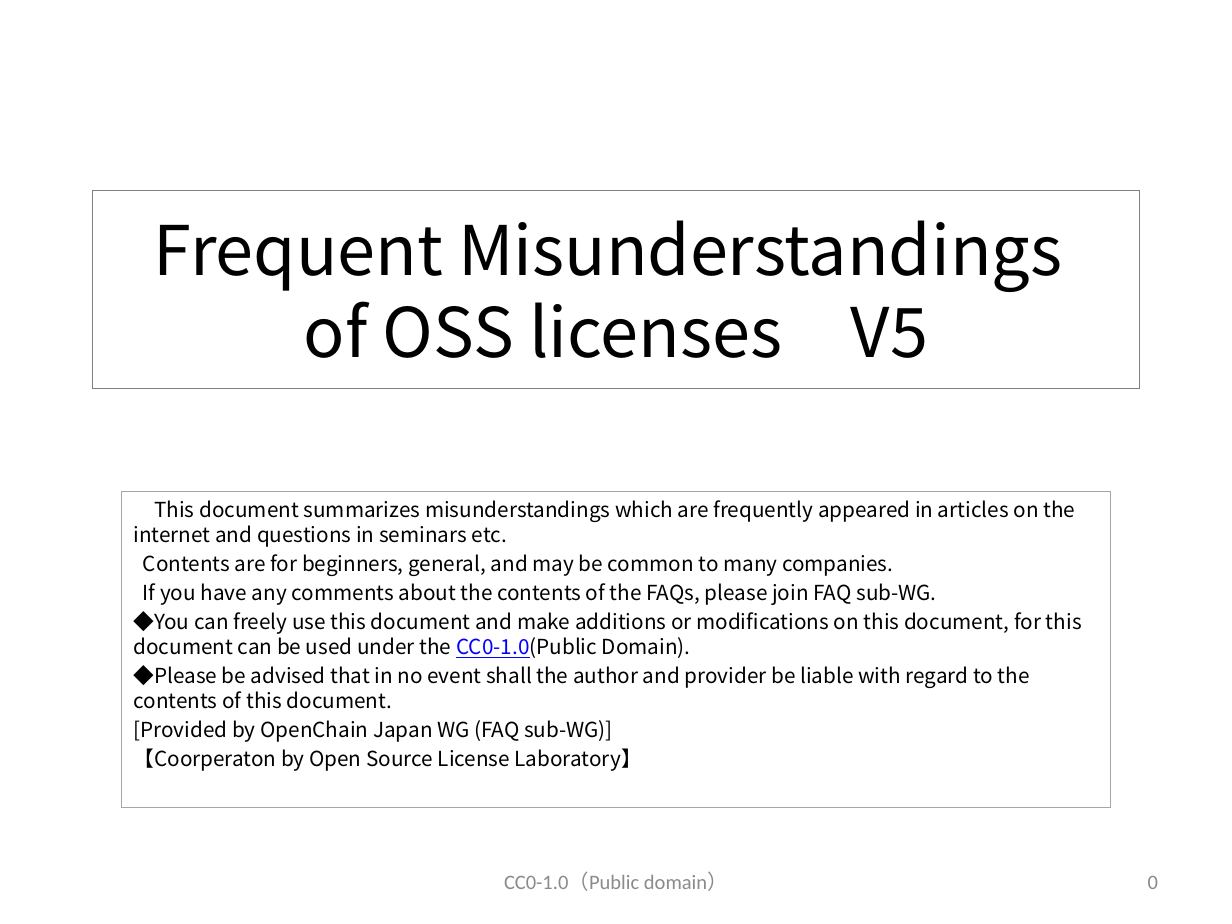
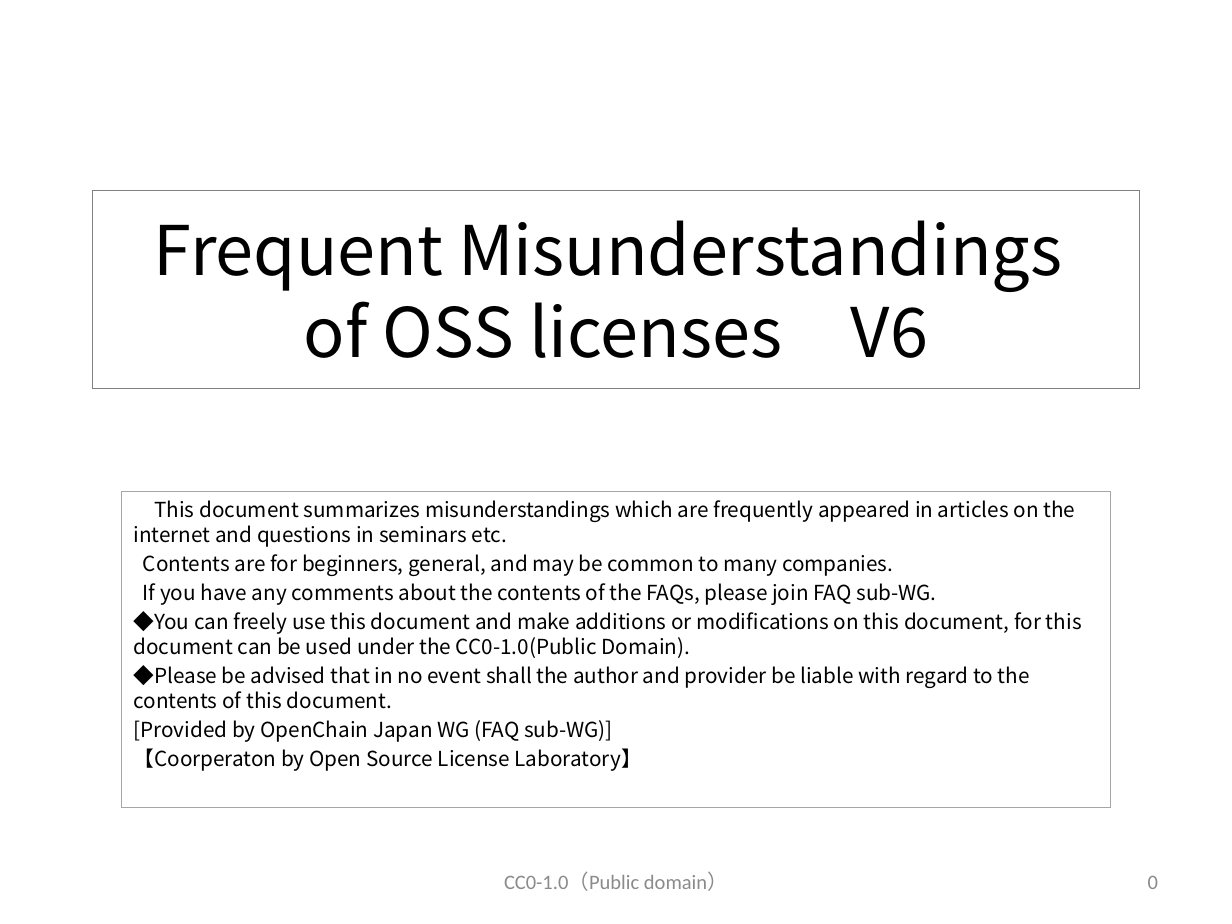
Before and after one commit to OpenChain-Project/OpenChain-JWG, a slide deck: slide 1 of Education_Material/FAQ/Misunderstandings_of_OSS_licenses_CC0.pptx. Drawn at 1232x924 pixels with LibreOffice and Linux fonts; fonts in the diff are those of the drawing. Boxes give left, top, right and bottom in pixels: in the first picture for what was removed or moved away, otherwise in the second. Text is boxed around its words. In the diff, an @@ line names an element or a change of style, - is before the commit and + after.

Commit message:
Frequent Misunderstandings of OSS licenses V6

```diff
--- a/Education_Material/FAQ/Misunderstandings_of_OSS_licenses_CC0.pptx
+++ b/Education_Material/FAQ/Misunderstandings_of_OSS_licenses_CC0.pptx
@@ title at box(154, 220, 1062, 358): text changed @@
-Frequent Misunderstandings
-of OSS licenses V5
+Frequent Misunderstandings
+of OSS licenses V6
@@ subtitle at box(134, 611, 1082, 658): text colour #0000FF to #000000, underline off in "CC0-1.0(Public" @@
```
Also in this commit, not shown: 21 other slides changed, 13 slides added.
